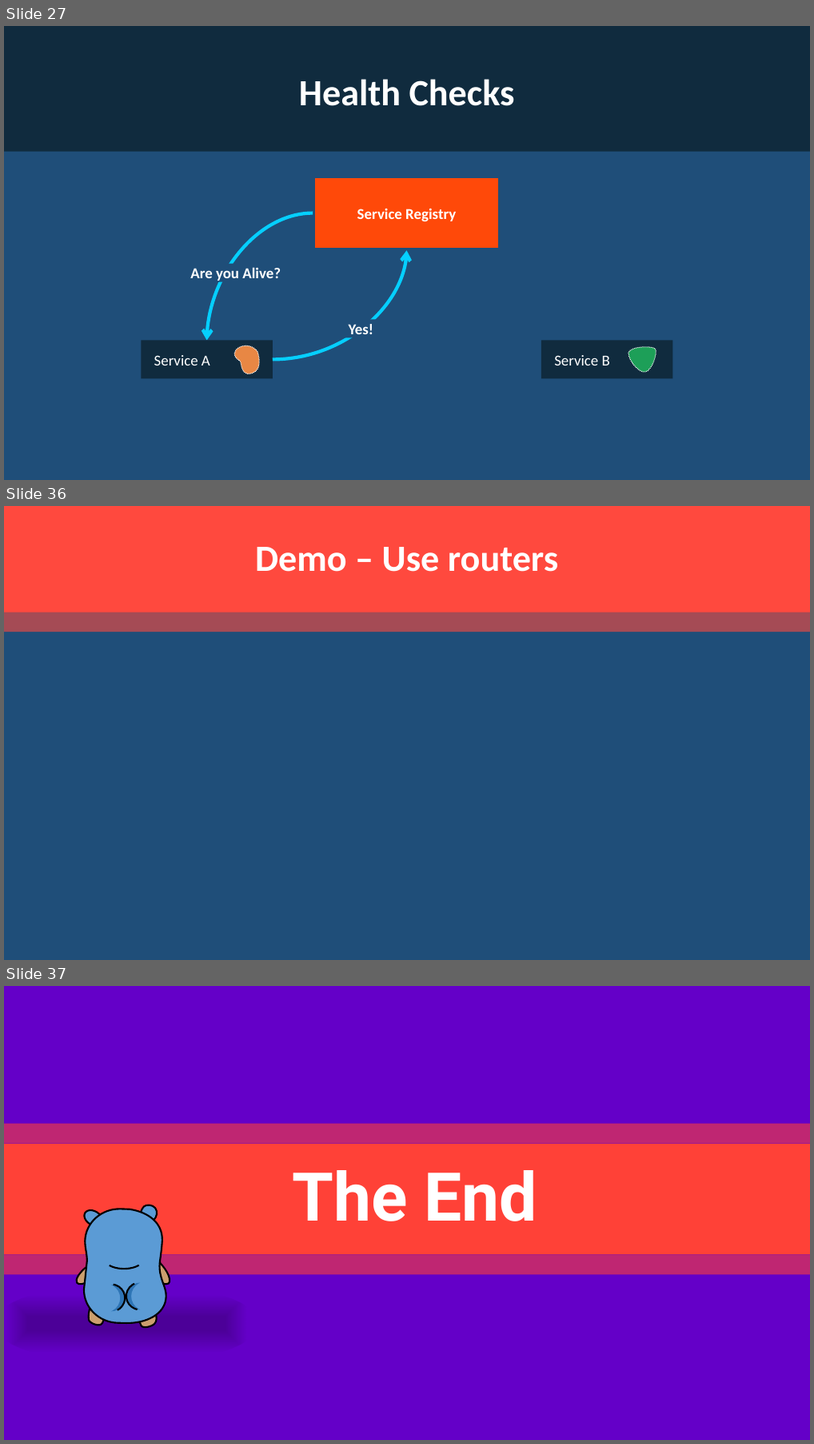
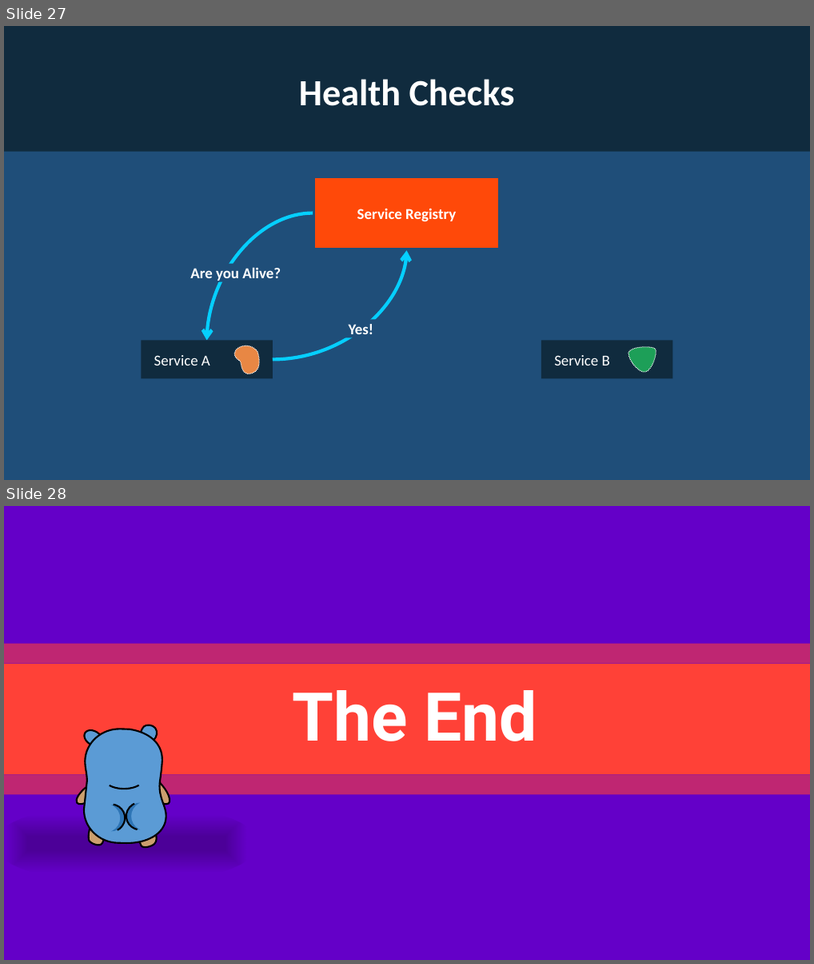
Before and after one commit to rogeralsing/Presentations, a slide deck: ProtoActor/QConSP/protoactor.pptx. Shown one above the other, each under a label of ours: slides 27, 36 and 37 before the commit, slides 27 and 28 after it; the slides between them are not shown. The pictures are 814x1444 and 814x964 pixels, drawn with LibreOffice and Linux fonts; fonts in the diff are those of the drawing. Boxes give left, top, right and bottom in pixels: in the first picture for what was removed or moved away, otherwise in the second. Text is boxed around its words. In the diff, an @@ line names an element or a change of style, - is before the commit and + after.

```diff
--- a/ProtoActor/QConSP/protoactor.pptx
+++ b/ProtoActor/QConSP/protoactor.pptx
@@ slide 36 removed at (4,506,810,960), background #1F4E79 @@
@@ rounded rectangle removed at (4,506,810,612) @@
@@ title removed at (255,547,558,572) @@
-Demo – Use routers
@@ rectangle removed at (4,612,810,632) @@
@@ what was slide 37 is now slide 28 @@
```
Also in this commit, not shown: 2 slides changed, 1 slide added, 9 other slides removed, 2 other files.
